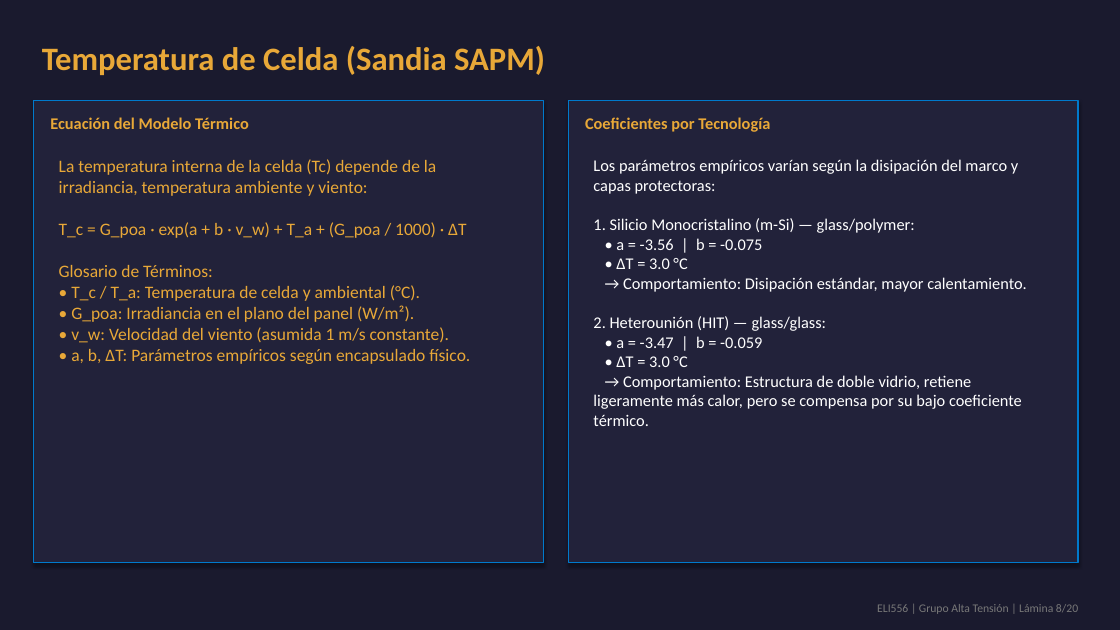
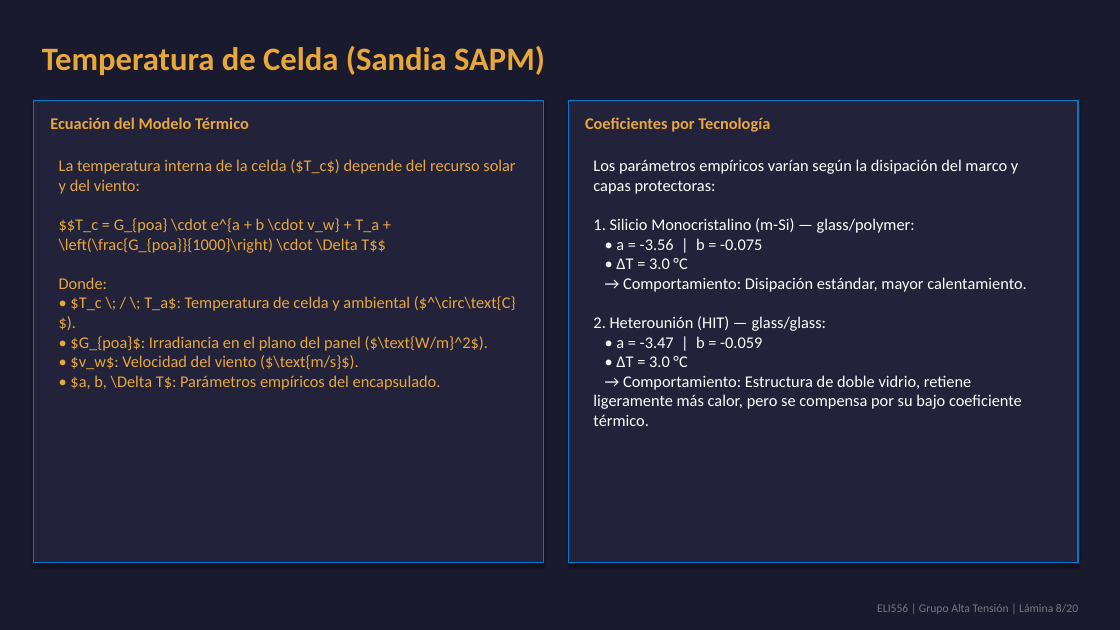
Before and after one commit to theChosen16/t2-paneles, a slide deck: slide 8 of output/Presentacion_Final_ELI556_Atacama.pptx. Drawn at 1120x630 pixels with LibreOffice and Linux fonts; fonts in the diff are those of the drawing. Boxes give left, top, right and bottom in pixels: in the first picture for what was removed or moved away, otherwise in the second. Text is boxed around its words. In the diff, an @@ line names an element or a change of style, - is before the commit and + after.

```diff
--- a/output/Presentacion_Final_ELI556_Atacama.pptx
+++ b/output/Presentacion_Final_ELI556_Atacama.pptx
@@ text at [59, 159, 516, 390]: text changed; size 15 to 14 pt @@
-La temperatura interna de la celda (Tc) depende de la irradiancia, temperatura ambiente y viento:
-T_c = G_poa · exp(a + b · v_w) + T_a + (G_poa / 1000) · ΔT
-Glosario de Términos:
-• T_c / T_a: Temperatura de celda y ambiental (°C).
-• G_poa: Irradiancia en el plano del panel (W/m²).
-• v_w: Velocidad del viento (asumida 1 m/s constante).
-• a, b, ΔT: Parámetros empíricos según encapsulado físico.
+La temperatura interna de la celda ($T_c$) depende del recurso solar y del viento:
+$$T_c = G_{poa} \cdot e^{a + b \cdot v_w} + T_a + \left(\frac{G_{poa}}{1000}\right) \cdot \Delta T$$
+Donde:
+• $T_c \; / \; T_a$: Temperatura de celda y ambiental ($^\circ\text{C}$).
+• $G_{poa}$: Irradiancia en el plano del panel ($\text{W/m}^2$).
+• $v_w$: Velocidad del viento ($\text{m/s}$).
+• $a, b, \Delta T$: Parámetros empíricos del encapsulado.
```
Also in this commit, not shown: 6 other slides changed, 8 other files.
